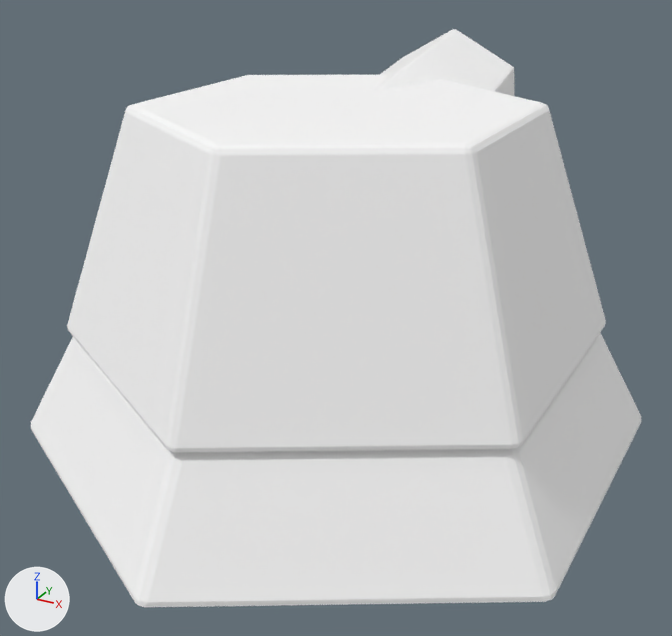
One commit to the glTF model models/mod_stealth_lpd_turret.glb: the scene before it, then after it.
Camera for both pictures: a 50 mm lens placed at (1.32, -2.41, 1.56), pointed at (0.03, -0.07, 0.39). The lights are fixed; the arrows at lower left show +X, +Y and +Z. The older version comes first. Where no turn or scale is listed for an object, it has been applied to the vertices.

In view in the first picture: 'Mod_Stealth_LPD_Emitter_Shroud', 'Mod_Stealth_LPD_Faceted_Hood', 'Mod_Stealth_LPD_Stealth_Barbette'.
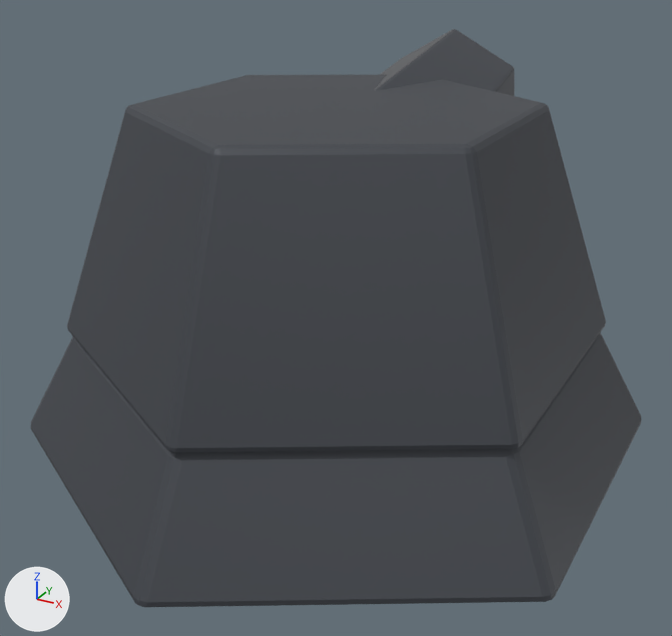
Where the change shows, as pixel boxes [x1, y1, x2, y2] in the pictures (672 x 636 px):
'Mod_Stealth_LPD_Faceted_Hood', recoloured (white to dark grey): [67, 75, 606, 452] in both
'Mod_Stealth_LPD_Stealth_Barbette', recoloured (white to dark grey): [31, 333, 642, 607] in both
'Mod_Stealth_LPD_Emitter_Shroud', recoloured, surface changed (white to dark grey): [374, 29, 514, 96] in both

Patch to the scene script:
```diff
--- a/models/mod_stealth_lpd_turret.glb.py
+++ b/models/mod_stealth_lpd_turret.glb.py
@@ mat_mat_gunmetal_structural @@
 mat_mat_gunmetal_structural = principled_material('MAT_Gunmetal_Structural')
-mat_mat_gunmetal_structural.base_color = (1.0, 1.0, 1.0)  # white #ffffff
+mat_mat_gunmetal_structural.base_color = (0.11, 0.12, 0.14)  # dark grey #5d6169
 mat_mat_gunmetal_structural.metallic = 0.88
-mat_mat_gunmetal_structural.roughness = 1.0
+mat_mat_gunmetal_structural.roughness = 0.33
@@ mat_mat_stealth_ram_solid @@
 mat_mat_stealth_ram_solid = principled_material('MAT_Stealth_RAM_Solid')
-mat_mat_stealth_ram_solid.base_color = (1.0, 1.0, 1.0)  # white #ffffff
+mat_mat_stealth_ram_solid.base_color = (0.065, 0.072, 0.085)  # dark grey #484c52
 mat_mat_stealth_ram_solid.metallic = 0.3
```
